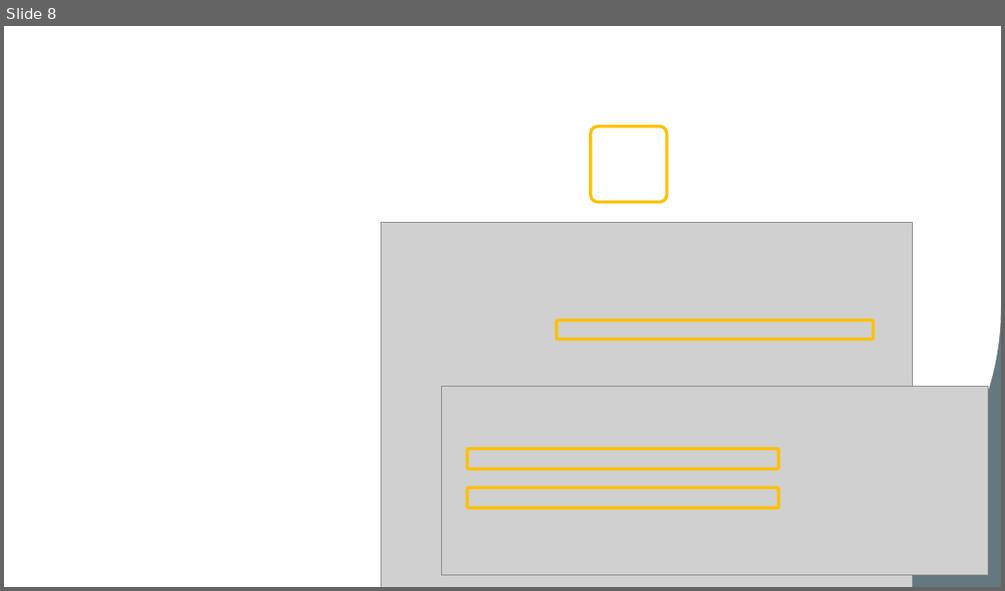
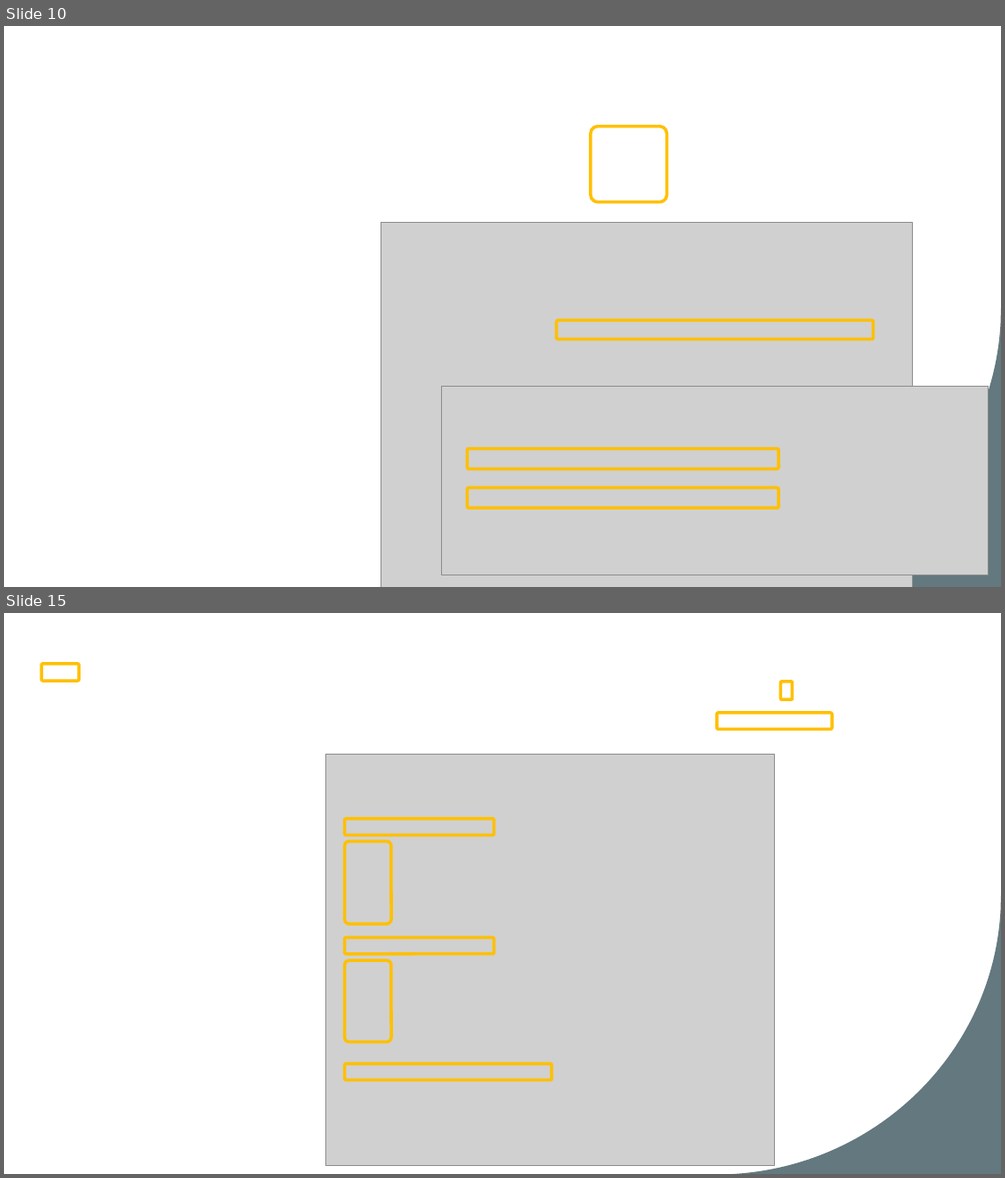
Before and after one commit to josephine-mckelvy/2025-CAH, a slide deck: 2025-06-30 CAH.pptx. Shown one above the other, each under a label of ours: slide 8 before the commit, slides 10 and 15 after it; the slides between them are not shown. The pictures are 1005x591 and 1005x1178 pixels, drawn with LibreOffice and Linux fonts; fonts in the diff are those of the drawing; grey boxes stand for pictures; background and template pictures are left out. Boxes give left, top, right and bottom in pixels: in the first picture for what was removed or moved away, otherwise in the second. Text is boxed around its words. In the diff, an @@ line names an element or a change of style, - is before the commit and + after.

```diff
--- a/2025-06-30 CAH.pptx
+++ b/2025-06-30 CAH.pptx
@@ slide 15 added at (4,613,1001,1174), background picture (left out); not listed: 1 template element that a slide beside it also shows @@
@@ rounded rectangle added at (41,664,79,681), outline #FFC000 3 pt @@
@@ rounded rectangle added at (781,682,793,699), outline #FFC000 3 pt @@
@@ rounded rectangle added at (717,713,832,729), outline #FFC000 3 pt @@
@@ group added at (326,754,775,1165): 5 rounded rectangles, 1 picture @@
@@ what was slide 8 is now slide 10 @@
```
Also in this commit, not shown: 1 slide changed, 9 other slides added, 1 slide removed, 3 other files.
